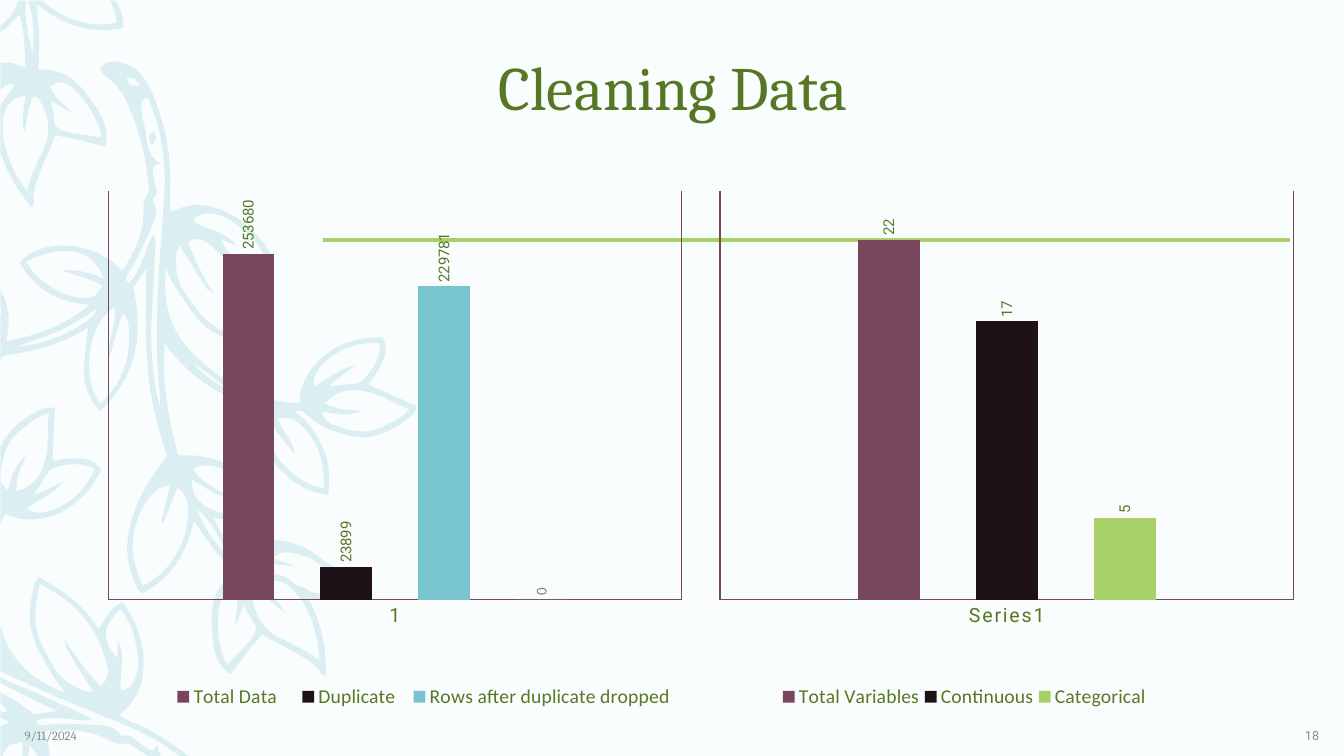
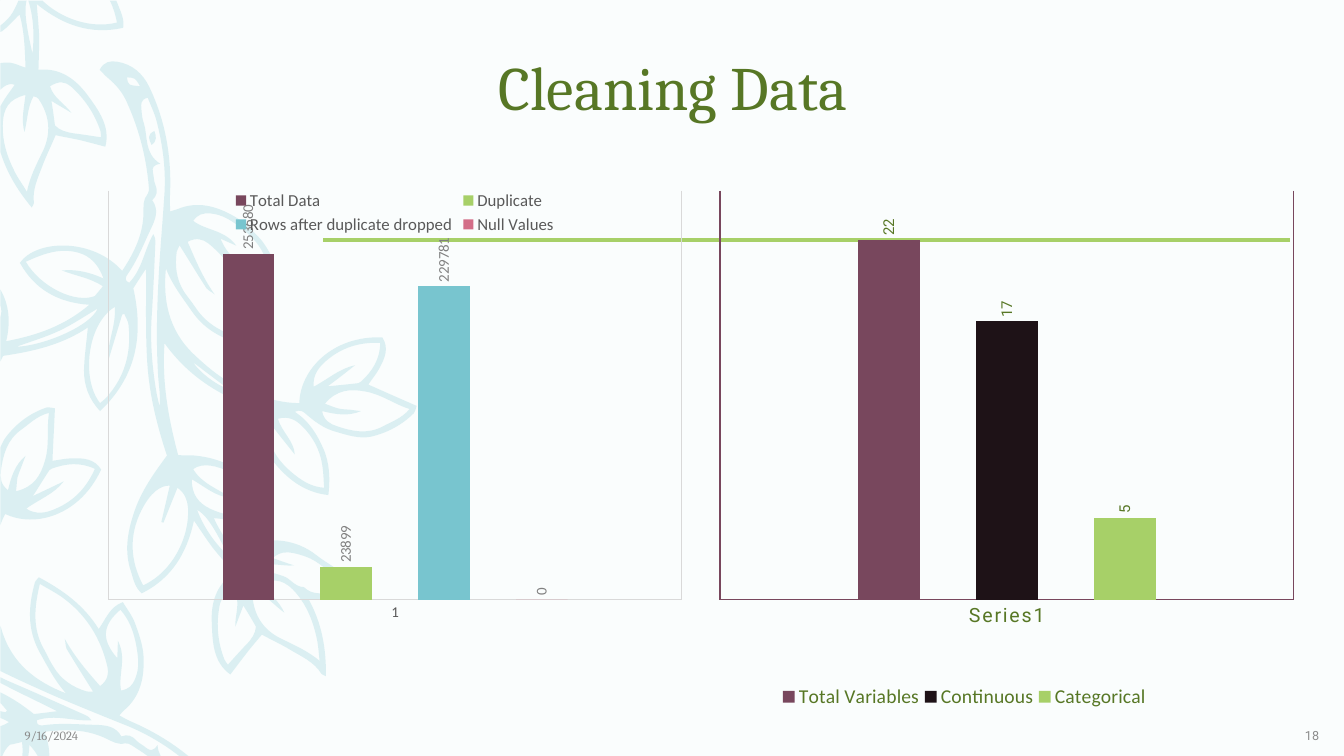
Before and after one commit to ParthiviGaikwad/Anudip, a slide deck: slide 18 of Mentor Mind/Problem Statement.pptx. Drawn at 1344x756 pixels with LibreOffice and Linux fonts; fonts in the diff are those of the drawing. Boxes give left, top, right and bottom in pixels: in the first picture for what was removed or moved away, otherwise in the second. Text is boxed around its words. In the diff, an @@ line names an element or a change of style, - is before the commit and + after.

```diff
--- a/Mentor Mind/Problem Statement.pptx
+++ b/Mentor Mind/Problem Statement.pptx
@@ column chart at bbox=[94, 179, 696, 716] @@
@@ data labels of Total Data changed @@
@@ colour of Duplicate #1E1217 to #A7D068 @@
@@ data labels of Duplicate changed @@
@@ data labels of Rows after duplicate dropped changed @@
@@ colour of Null Values #A7D068 to #D36E88 @@
@@ legend changed @@
@@ category axis changed @@
@@ text at bbox=[25, 731, 78, 741]: text changed @@
-9/11/2024
+9/16/2024
```
Also in this commit, not shown: 30 other slides changed, 55 slides added, 2 slides removed.
